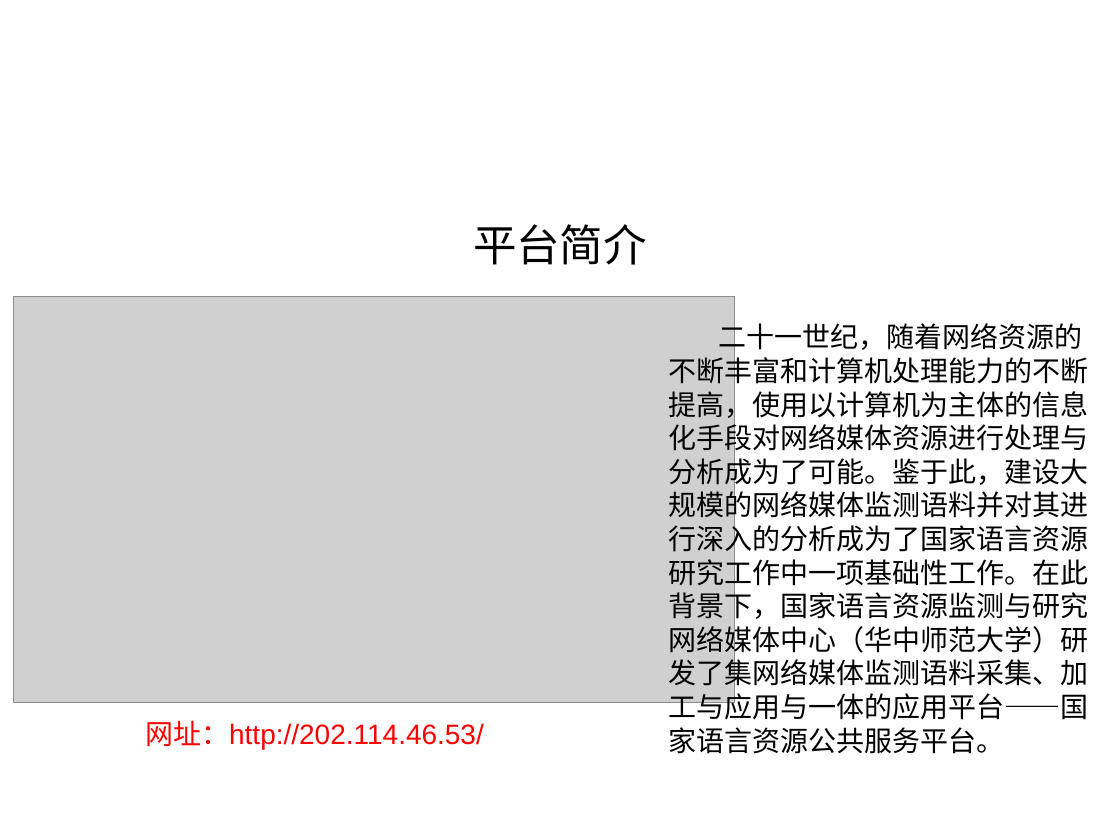
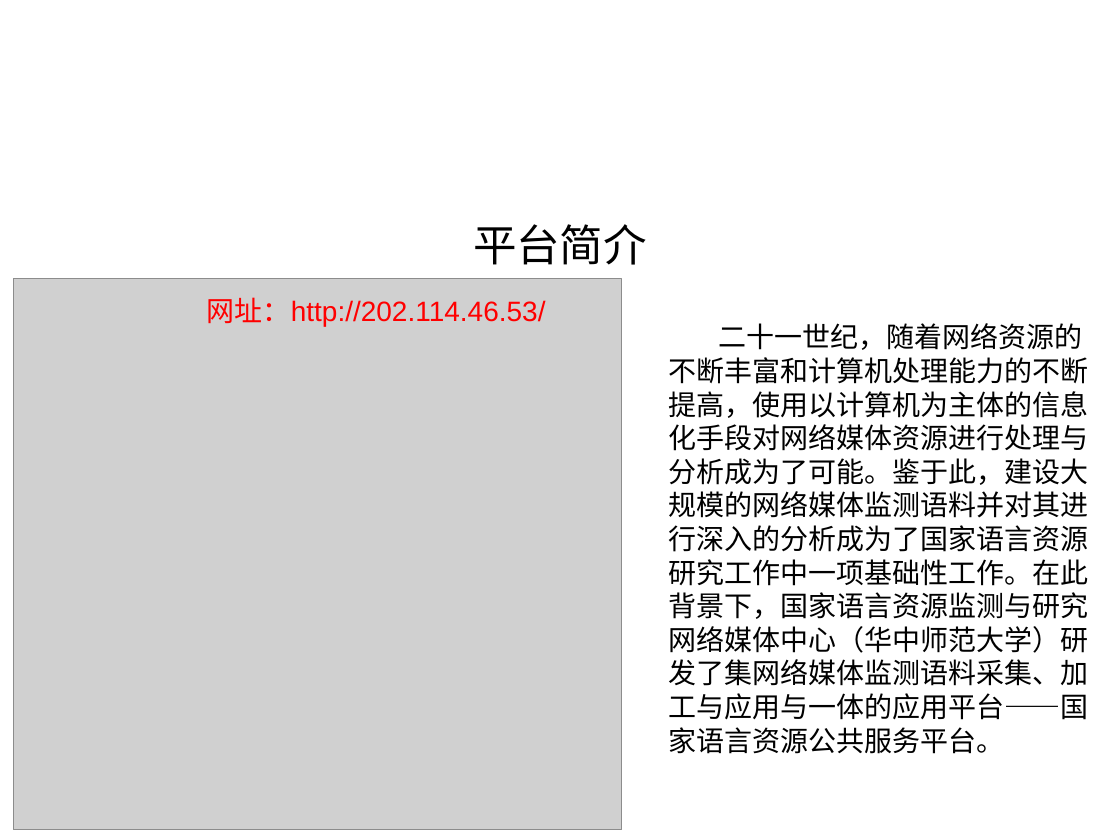
Before and after one commit to shqcandy/Report, a slide deck: slide 5 of 报告_v1.ppt. Drawn at 1120x840 pixels with LibreOffice and Linux fonts; fonts in the diff are those of the drawing; grey boxes stand for pictures; background and template pictures are left out. Boxes give left, top, right and bottom in pixels: in the first picture for what was removed or moved away, otherwise in the second. Text is boxed around its words. In the diff, an @@ line names an element or a change of style, - is before the commit and + after.

```diff
--- a/报告_v1.ppt
+++ b/报告_v1.ppt
@@ picture: place and size @@
-picture at [13, 297, 735, 702]
+picture at [13, 279, 622, 830]
@@ text "网址：http://202.114.46.53/": place and size @@
-text "网址：http://202.114.46.53/" at [145, 720, 484, 750]
+text "网址：http://202.114.46.53/" at [207, 297, 546, 327]
```
Also in this commit, not shown: 12 other slides changed, 1 slide added, 2 other files.
